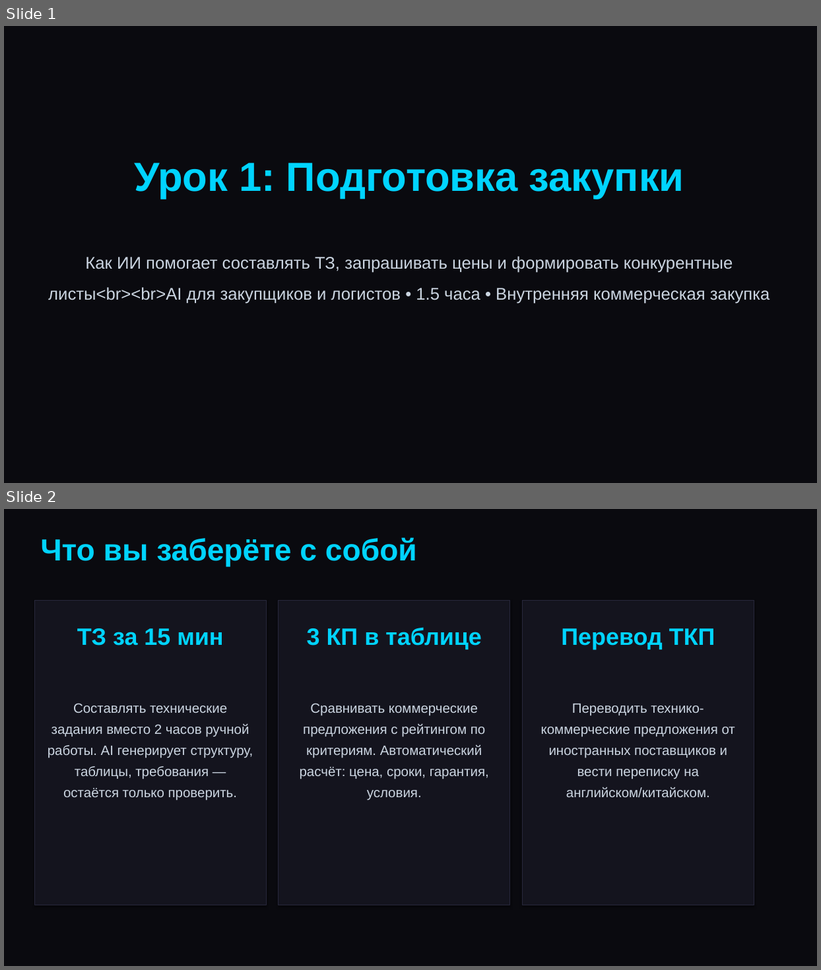
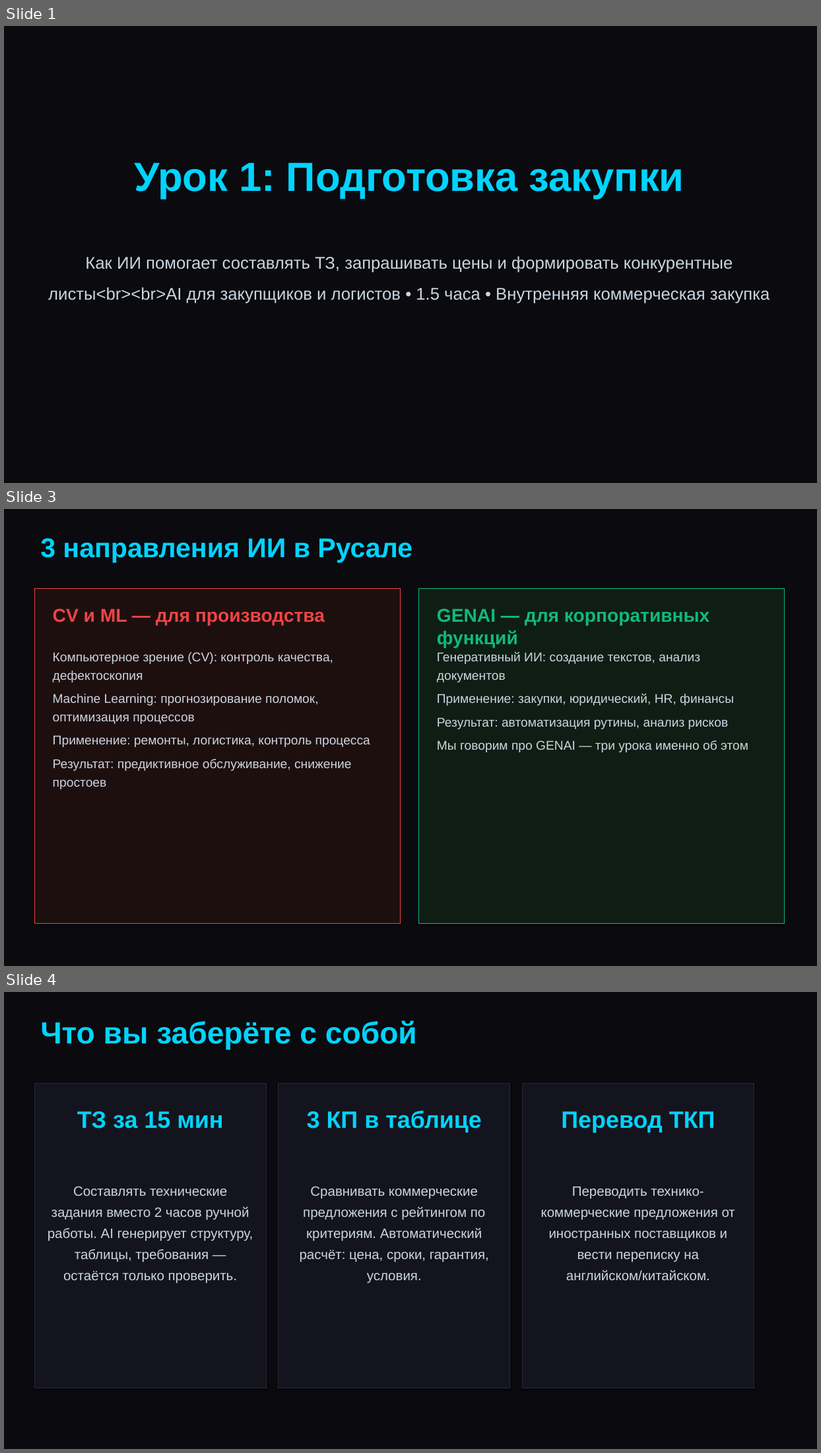
Before and after one commit to kimicito/delo-tech-skill, a slide deck: projects/ai-training-course/procurement/lesson-1-metallurgy.pptx. Shown one above the other, each under a label of ours: slides 1 and 2 before the commit, slides 1, 3 and 4 after it; the slides between them are not shown. The pictures are 821x970 and 821x1453 pixels, drawn with LibreOffice and Linux fonts; fonts in the diff are those of the drawing. Boxes give left, top, right and bottom in pixels: in the first picture for what was removed or moved away, otherwise in the second. Text is boxed around its words. In the diff, an @@ line names an element or a change of style, - is before the commit and + after.

```diff
--- a/projects/ai-training-course/procurement/lesson-1-metallurgy.pptx
+++ b/projects/ai-training-course/procurement/lesson-1-metallurgy.pptx
@@ slide 3 added at bbox=[4, 509, 817, 966], background #0A0A0F @@
@@ text added at bbox=[40, 538, 413, 562], 32 pt, text #00D4FF, bold @@
+3 направления ИИ в Русале
@@ rectangle added at bbox=[34, 588, 401, 923], fill #1E0F0F, outline #EF4444 0.75 pt @@
@@ rectangle added at bbox=[418, 588, 785, 923], fill #0F1E14, outline #10B981 0.75 pt @@
@@ text added at bbox=[53, 609, 325, 626], 22 pt, text #EF4444, bold @@
+CV и ML — для производства
@@ text added at bbox=[437, 609, 710, 648], 22 pt, text #10B981, bold @@
+GENAI — для корпоративных функций
@@ text added at bbox=[53, 652, 370, 789], 15 pt, text #CBD5E1 @@
+Компьютерное зрение (CV): контроль качества, дефектоскопия
+Machine Learning: прогнозирование поломок, оптимизация процессов
+Применение: ремонты, логистика, контроль процесса
+Результат: предиктивное обслуживание, снижение простоев
@@ text added at bbox=[437, 652, 748, 753], 15 pt, text #CBD5E1 @@
+Генеративный ИИ: создание текстов, анализ документов
+Применение: закупки, юридический, HR, финансы
+Результат: автоматизация рутины, анализ рисков
+Мы говорим про GENAI — три урока именно об этом
@@ what was slide 2 is now slide 4 @@
```
Also in this commit, not shown: 1 other slide added, 5 other files.
